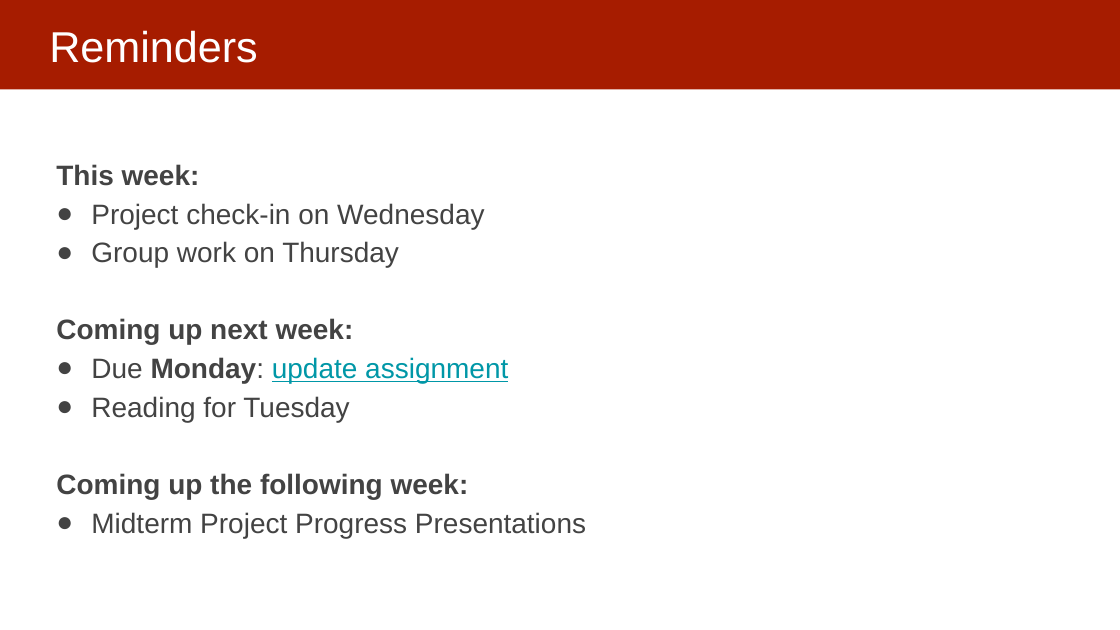
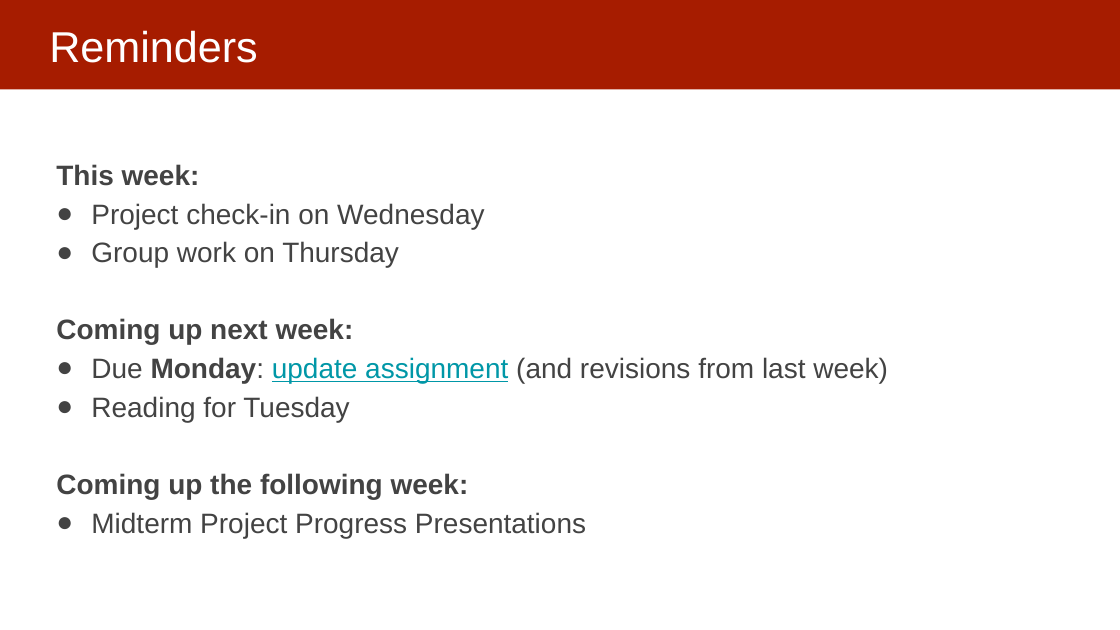
Before and after one commit to dssg/mlforpublicpolicylab, a slide deck: slide 50 of 07 - Performance and Evaluation Pt 2/Model Selection and Validation - Part II.pptx (slide 49 before the commit). Drawn at 1120x630 pixels with LibreOffice and Linux fonts; fonts in the diff are those of the drawing. Boxes give left, top, right and bottom in pixels: in the first picture for what was removed or moved away, otherwise in the second. Text is boxed around its words. In the diff, an @@ line names an element or a change of style, - is before the commit and + after.

```diff
--- a/07 - Performance and Evaluation Pt 2/Model Selection and Validation - Part II.pptx
+++ b/07 - Performance and Evaluation Pt 2/Model Selection and Validation - Part II.pptx
@@ text at [91, 357, 888, 383]: text changed; text colour #0097A7 to #434343 @@
-● Due Monday: update assignment
+● Due Monday: update assignment (and revisions from last week)
```
Also in this commit, not shown: 1 other slide changed, 1 slide added.
